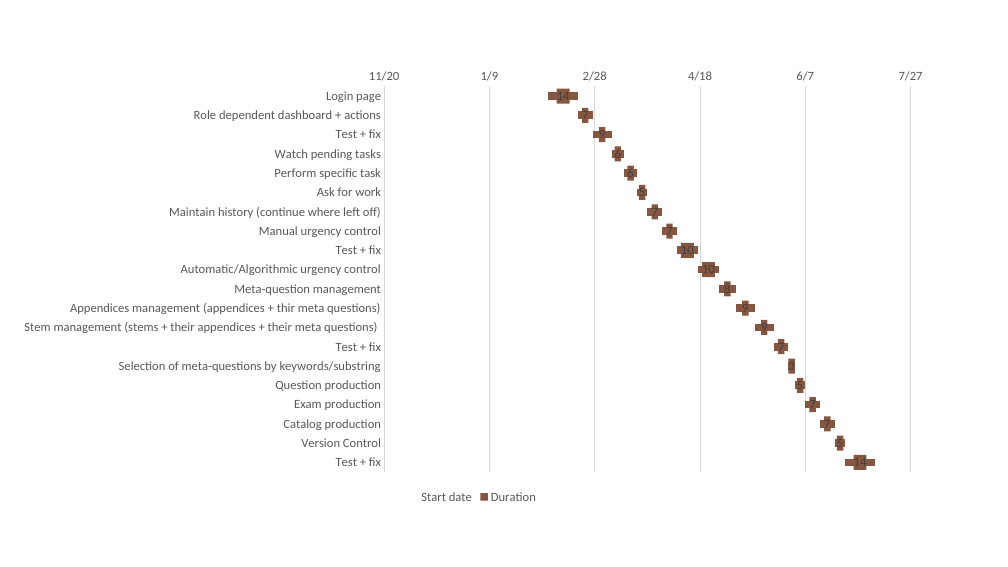
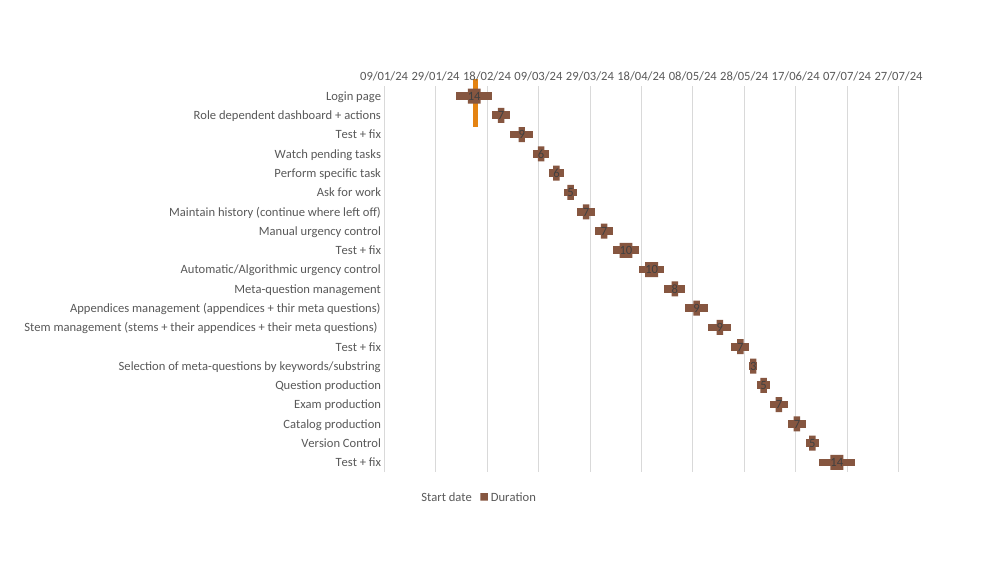
Before and after one commit to RoiTief/Exam-Management-System, a slide deck: slide 18 of docs/Proof of concept presentation.pptx (slide 21 before the commit). Drawn at 1008x567 pixels with LibreOffice and Linux fonts; fonts in the diff are those of the drawing. Boxes give left, top, right and bottom in pixels: in the first picture for what was removed or moved away, otherwise in the second. Text is boxed around its words. In the diff, an @@ line names an element or a change of style, - is before the commit and + after.

Commit message:
Finished PoC presentation

```diff
--- a/docs/Proof of concept presentation.pptx
+++ b/docs/Proof of concept presentation.pptx
@@ bar stacked chart at (6,60,942,508) @@
-Start date: 45000, 45000, 45000, 45000, 45000, 45000, 45000, 45000, 45000, 45000, 45000, 45000, 45000, 45000, 45000, 45000, 45000, 45000, 45000, 45000
+Start date: 45328, 45342, 45349, 45358, 45364, 45370, 45375, 45382, 45389, 45399, 45409, 45417, 45426, 45435, 45442, 45445, 45450, 45457, 45464, 45469
@@ value axis changed @@
@@ line added from (476, 79) to (476, 127), #E48312 4.5 pt @@
```
Also in this commit, not shown: 3 other slides changed, 4 slides added, 8 slides removed.
